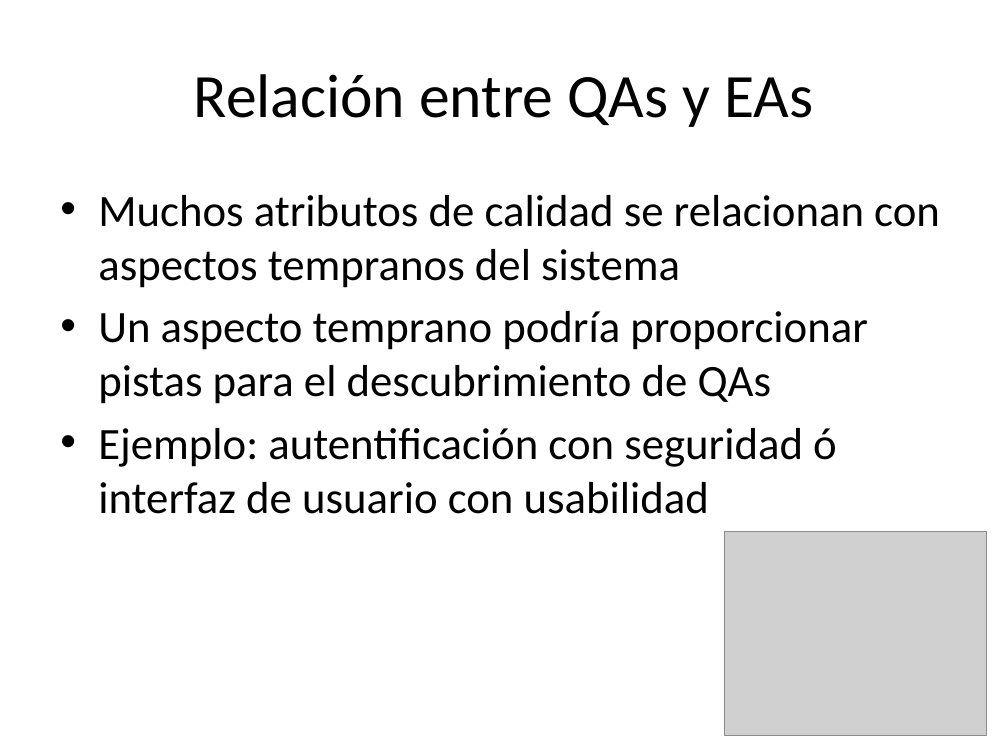
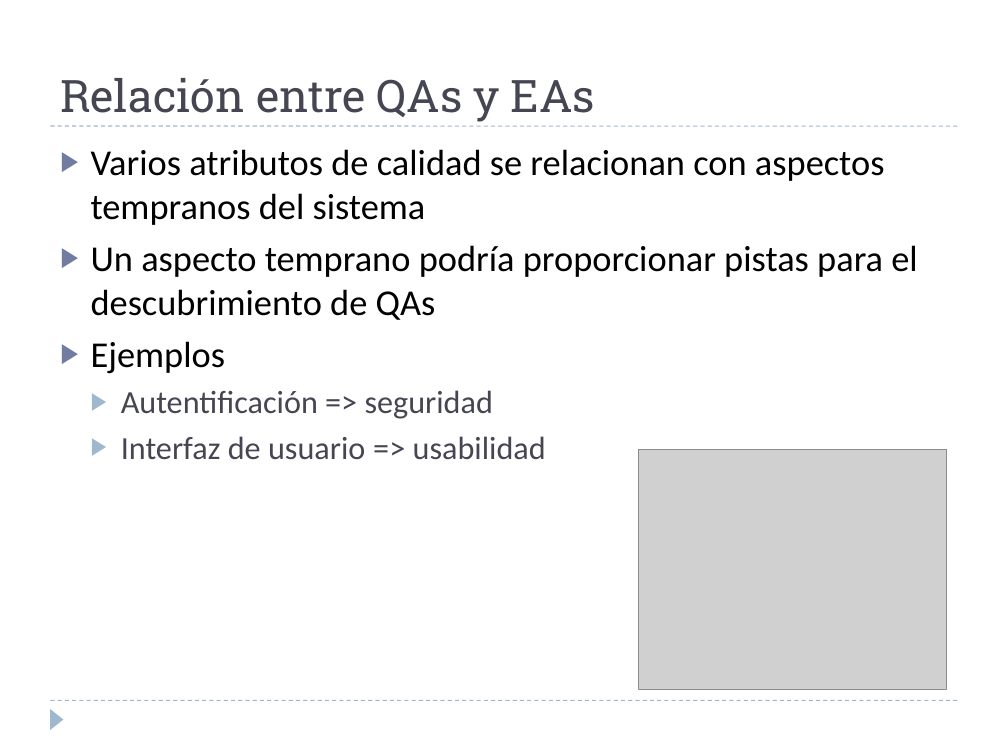
Before and after one commit to alejandrorago/qatesis2, a slide deck: slide 9 of Capitulos Finales/filiminasPeladas.pptx (slide 8 before the commit). Drawn at 1008x756 pixels with LibreOffice and Linux fonts; fonts in the diff are those of the drawing; grey boxes stand for pictures. Boxes give left, top, right and bottom in pixels: in the first picture for what was removed or moved away, otherwise in the second. Text is boxed around its words. In the diff, an @@ line names an element or a change of style, - is before the commit and + after.

```diff
--- a/Capitulos Finales/filiminasPeladas.pptx
+++ b/Capitulos Finales/filiminasPeladas.pptx
@@ title "Relación entre QAs y EAs": place and size @@
-title "Relación entre QAs y EAs" at (194, 74, 813, 127)
+title "Relación entre QAs y EAs" at (60, 78, 595, 122)
@@ title "Relación entre QAs y EAs" at (60, 78, 595, 122): size 44 to 32 pt, font Calibri to Roboto Slab, text colour #000000 to #464653; alignment centre to left; vertical alignment middle to bottom @@
@@ text "Varios atributos de calidad se ...": place and size @@
-text "Varios atributos de calidad se ..." at (98, 195, 940, 514)
+text "Varios atributos de calidad se ..." at (91, 149, 917, 459)
@@ line added from (50, 126) to (958, 126), #9FB8CD 0.75 pt dashed @@
@@ text at (91, 149, 885, 225): text changed; size 32 to 26 pt @@
-• Muchos atributos de calidad se relacionan con aspectos tempranos del sistema
+▶ Varios atributos de calidad se relacionan con aspectos tempranos del sistema
@@ text at (91, 245, 917, 320): size 32 to 26 pt in "Un aspecto temprano podría proporcionar pistas para ..."; bullet • to ▶ @@
@@ text at (91, 341, 546, 459): text changed; size 32 to 23 pt; text colour #000000 to #464653 @@
-• Ejemplo: autentificación con seguridad ó interfaz de usuario con usabilidad
+▶ Ejemplos
+  ▶ Autentificación => seguridad
+  ▶ Interfaz de usuario => usabilidad
@@ picture: place and size @@
-picture at (725, 531, 986, 735)
+picture at (639, 450, 947, 689)
@@ line added from (50, 701) to (958, 701), #9FB8CD 0.75 pt dashed @@
@@ triangle added at (50, 709, 64, 730), fill #9FB8CD @@
```
Also in this commit, not shown: 23 other slides changed, 1 slide added.
